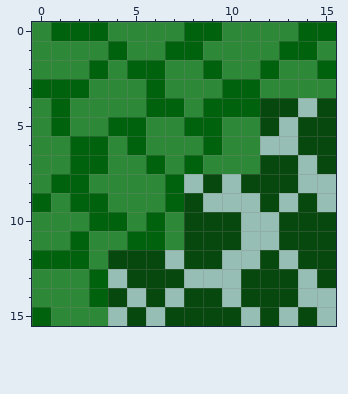
One commit to this pixel-art sprite: images/leaf_tl_bg.png. Above is the file before it was changed.
The file is 16x16 pixels.
Now the later version:
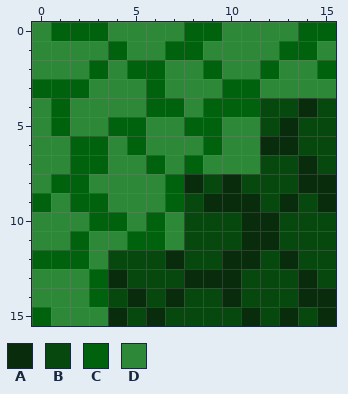
Palette (. is transparent): A #092c0d  B #07480f  C #00620c  D #2d8838
Changes in this commit:
@@ x 0..15 @@
  3 CCCDDDCDDDCCDDDD
- 4 DCDDDDCCDCCCBB.B
- 5 DCDDCCDDCCDDB.BB
- 6 DDCCDCDDDCDD..BB
- 7 DDCCDDCDCDDDBB.B
- 8 DCCDDDDC.B.BBB..
- 9 CDCCDDDCB...B.B.
-10 DDDCCDCDBBB..BBB
-11 DDCDDCCDBBB..BBB
-12 CCCDBBB.BB..B.BB
-13 DDDC.BBB...BBB.B
-14 DDDCB.B.BB.BBB..
-15 CDDD.B.BBBB.B.B.
+ 4 DCDDDDCCDCCCBBAB
+ 5 DCDDCCDDCCDDBABB
+ 6 DDCCDCDDDCDDAABB
+ 7 DDCCDDCDCDDDBBAB
+ 8 DCCDDDDCABABBBAA
+ 9 CDCCDDDCBAAABABA
+10 DDDCCDCDBBBAABBB
+11 DDCDDCCDBBBAABBB
+12 CCCDBBBABBAABABB
+13 DDDCABBBAAABBBAB
+14 DDDCBABABBABBBAA
+15 CDDDABABBBBABABA
